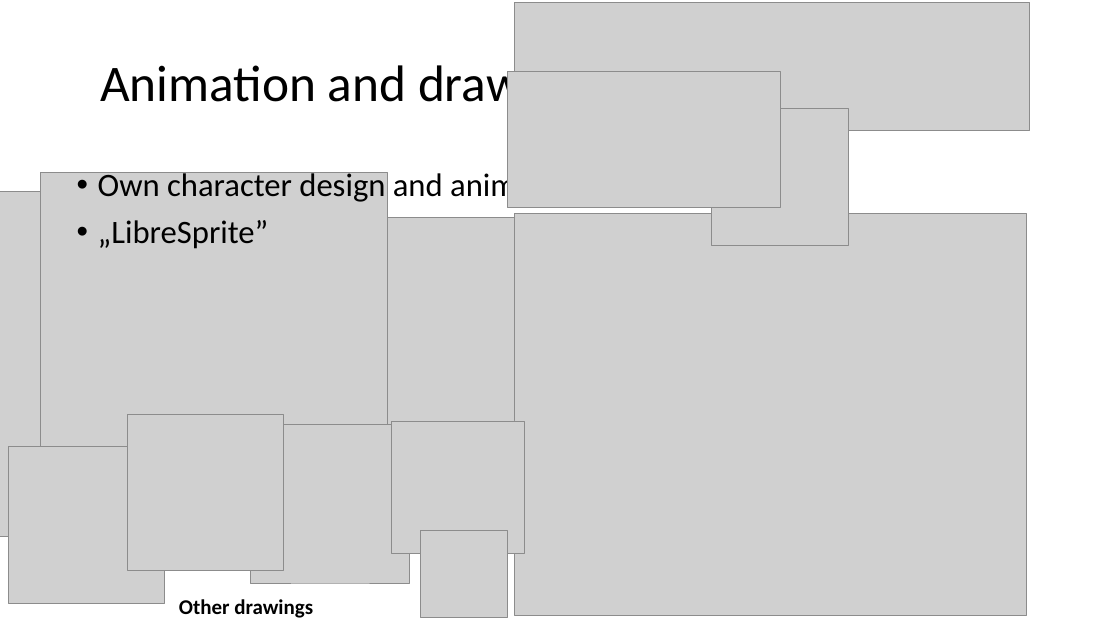
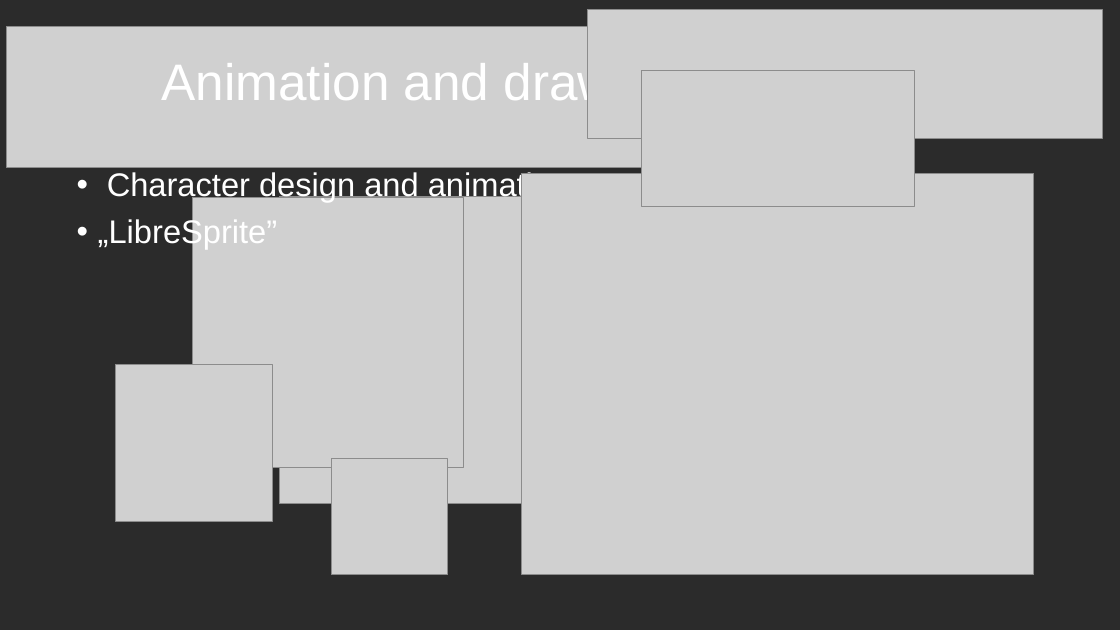
Before and after one commit to Mordsz/Vizsga, a slide deck: slide 7 of TidesOfEnvy.pptx (slide 20 before the commit). Drawn at 1120x630 pixels with LibreOffice and Linux fonts; fonts in the diff are those of the drawing; grey boxes stand for pictures; background and template pictures are left out; a plain dark background stands for a picture behind light text. Boxes give left, top, right and bottom in pixels: in the first picture for what was removed or moved away, otherwise in the second. Text is boxed around its words. In the diff, an @@ line names an element or a change of style, - is before the commit and + after.

```diff
--- a/TidesOfEnvy.pptx
+++ b/TidesOfEnvy.pptx
@@ background #FFFFFF to picture (left out) @@
@@ picture added at <box>7,27,649,167</box> @@
@@ title "Animation and draw": place and size @@
-title "Animation and draw" at <box>100,58,523,113</box>
+title "Animation and draw" at <box>161,59,615,110</box>
@@ title "Animation and draw" at <box>161,59,615,110</box>: font Calibri to Arial, text colour #000000 to #FFFFFF @@
@@ picture: place and size @@
-picture at <box>515,3,1030,131</box>
+picture at <box>587,10,1102,139</box>
@@ picture: place and size @@
-picture at <box>507,71,781,208</box>
+picture at <box>641,71,914,207</box>
@@ text at <box>107,170,595,202</box>: text changed; font Calibri to Arial; text colour #000000 to #FFFFFF @@
-• Own character design and animations.
+• Character design and animations.
@@ picture: place and size @@
-picture at <box>515,214,1027,616</box>
+picture at <box>522,173,1033,575</box>
@@ picture: place and size @@
-picture at <box>40,172,388,520</box>
+picture at <box>192,197,463,468</box>
@@ picture: place and size @@
-picture at <box>0,192,265,537</box>
+picture at <box>280,197,587,504</box>
@@ text at <box>98,217,278,249</box>: font Calibri to Arial, text colour #000000 to #FFFFFF in "„LibreSprite”" @@
@@ picture removed at <box>298,218,534,454</box> @@
@@ picture added at <box>116,365,273,522</box> @@
@@ picture removed at <box>128,415,284,571</box> @@
@@ picture removed at <box>8,447,165,603</box> @@
@@ picture removed at <box>251,424,410,583</box> @@
@@ picture removed at <box>392,421,524,554</box> @@
@@ picture: place and size @@
-picture at <box>712,108,849,245</box>
+picture at <box>331,458,448,575</box>
@@ picture removed at <box>420,530,507,618</box> @@
@@ text removed at <box>179,599,313,618</box> @@
-Other drawings
```
Also in this commit, not shown: 11 other slides changed, 10 slides added, 10 slides removed.
